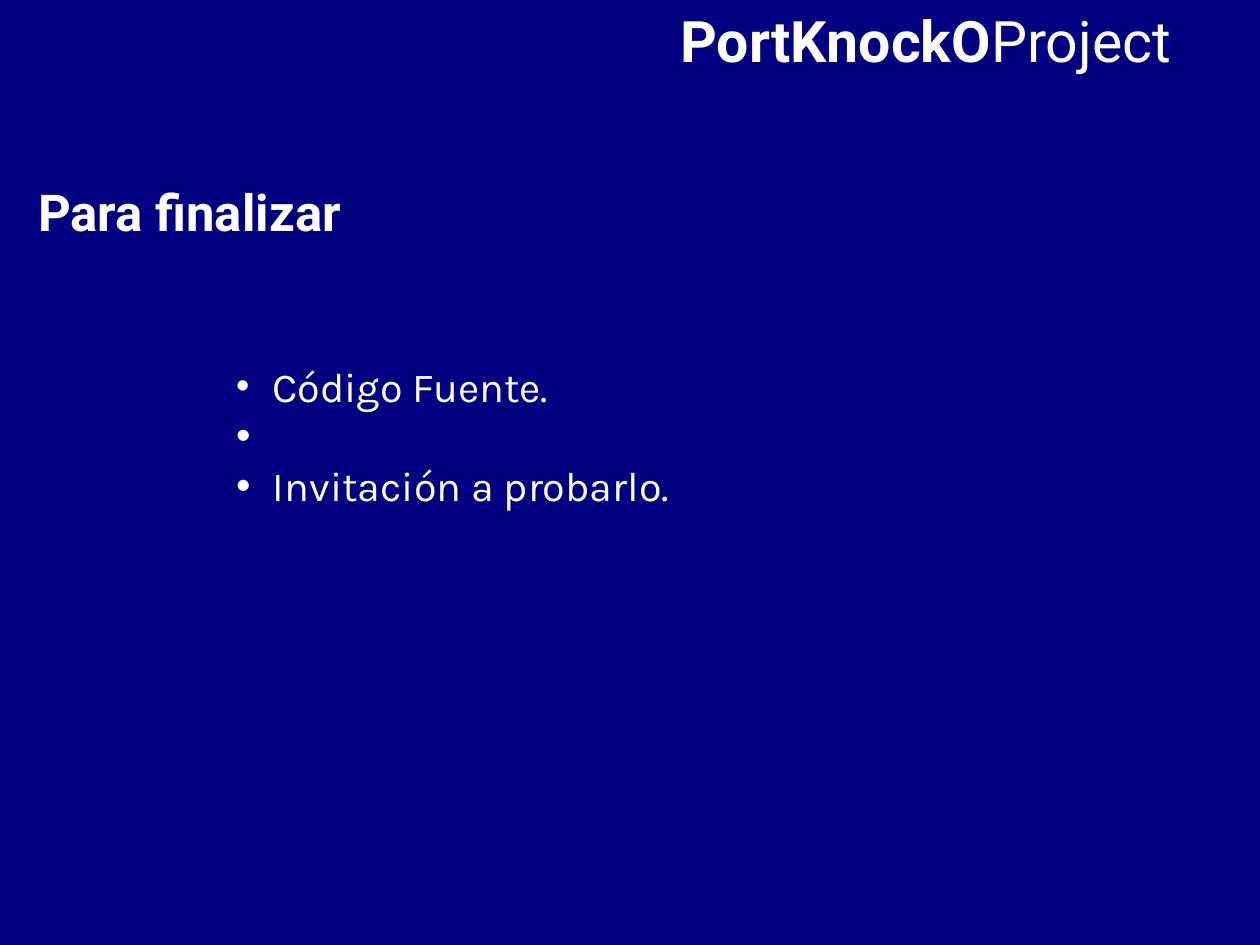
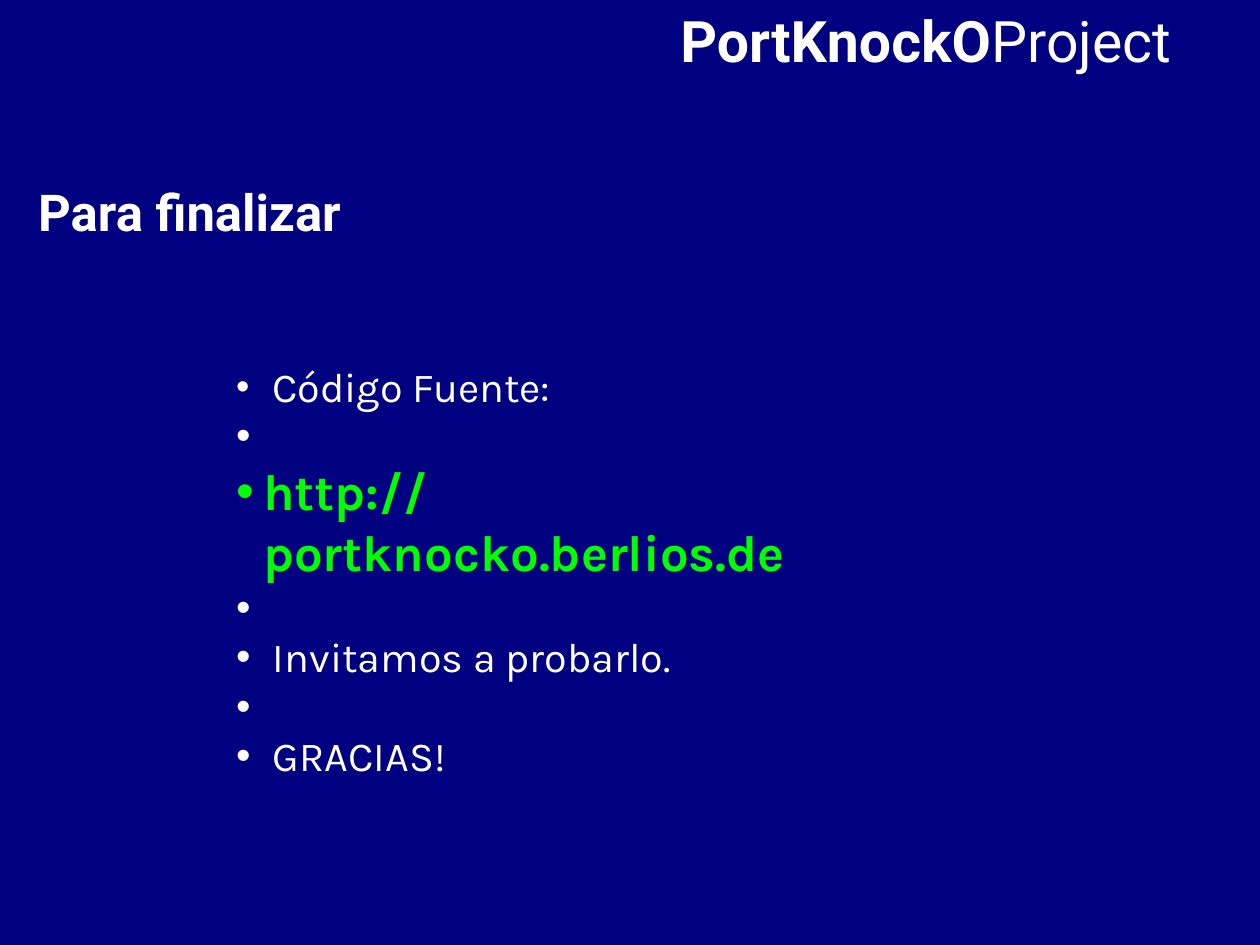
Before and after one commit to BackupTheBerlios/portknocko-svn, a slide deck: slide 12 of trunk/jornadas/jornadas.odp. Drawn at 1260x945 pixels with LibreOffice and Linux fonts; fonts in the diff are those of the drawing. Boxes give left, top, right and bottom in pixels: in the first picture for what was removed or moved away, otherwise in the second. Text is boxed around its words. In the diff, an @@ line names an element or a change of style, - is before the commit and + after.

```diff
--- a/trunk/jornadas/jornadas.odp
+++ b/trunk/jornadas/jornadas.odp
@@ text at bbox=[263, 370, 784, 772]: text changed @@
-• Código Fuente.
-• Invitación a probarlo.
+• Código Fuente:
+• http://portknocko.berlios.de
+• Invitamos a probarlo.
+• GRACIAS!
```
Also in this commit, not shown: 1 other file.
